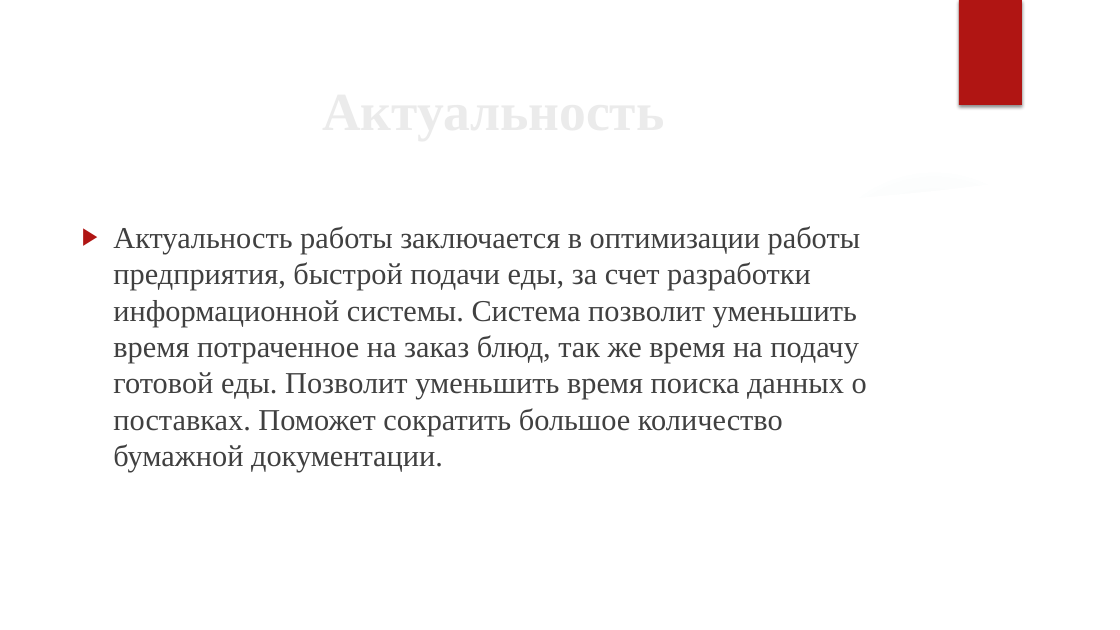
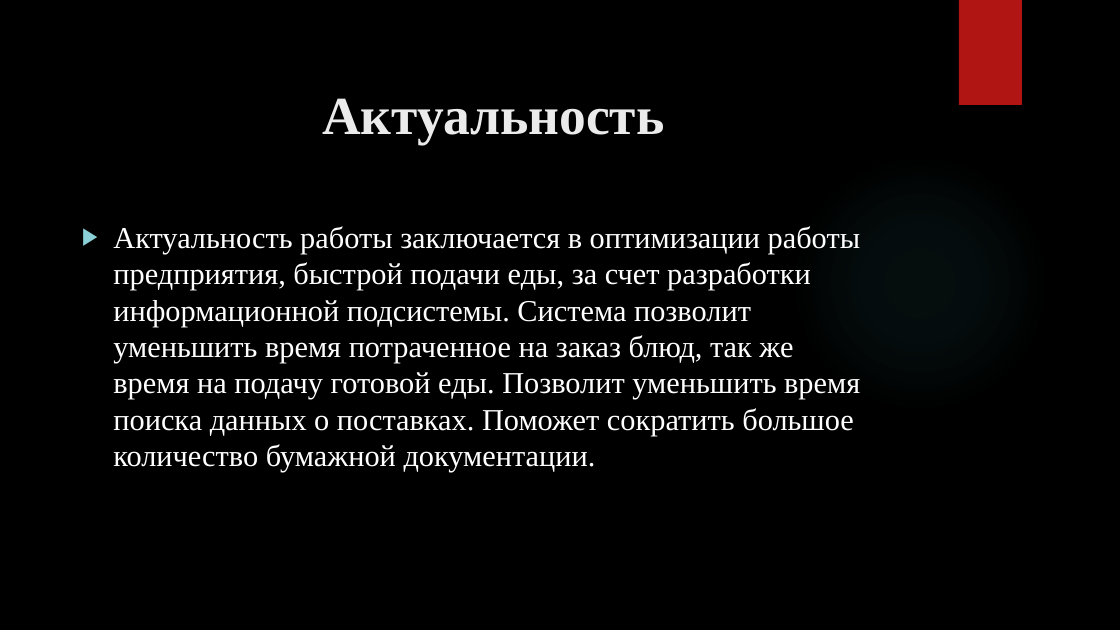
Before and after one commit to nefir2/kur, a slide deck: slide 2 of well, this is mine/presentation/remake to mine presentation/presentation.pptx. Drawn at 1120x630 pixels with LibreOffice and Linux fonts; fonts in the diff are those of the drawing; background and template pictures are left out. Boxes give left, top, right and bottom in pixels: in the first picture for what was removed or moved away, otherwise in the second. Text is boxed around its words. In the diff, an @@ line names an element or a change of style, - is before the commit and + after.

```diff
--- a/well, this is mine/presentation/remake to mine presentation/presentation.pptx
+++ b/well, this is mine/presentation/remake to mine presentation/presentation.pptx
@@ group removed at box(0, 0, 1120, 630): 3 freeform shapes, 2 ellipses @@
@@ title "Актуальность" at box(322, 98, 664, 145): vertical alignment middle to top @@
@@ ellipse: place and size @@
-ellipse at box(805, 168, 1064, 427)
+ellipse at box(791, 154, 1049, 413)
@@ ellipse at box(791, 154, 1049, 413): fill gradient #5F9C9D to gradient #50B9C1 @@
@@ text at box(113, 226, 860, 473): text changed; text colour #404040 to #FFFFFF @@
-▶ Актуальность работы заключается в оптимизации работы предприятия, быстрой подачи еды, за счет разработки информационной системы. Система позволит уменьшить время потраченное на заказ блюд, так же время на подачу готовой еды. Позволит уменьшить время поиска данных о поставках. Поможет сократить большое количество бумажной документации.
+▶ Актуальность работы заключается в оптимизации работы предприятия, быстрой подачи еды, за счет разработки информационной подсистемы. Система позволит уменьшить время потраченное на заказ блюд, так же время на подачу готовой еды. Позволит уменьшить время поиска данных о поставках. Поможет сократить большое количество бумажной документации.
```
Also in this commit, not shown: 13 other slides changed, 2 other files.
